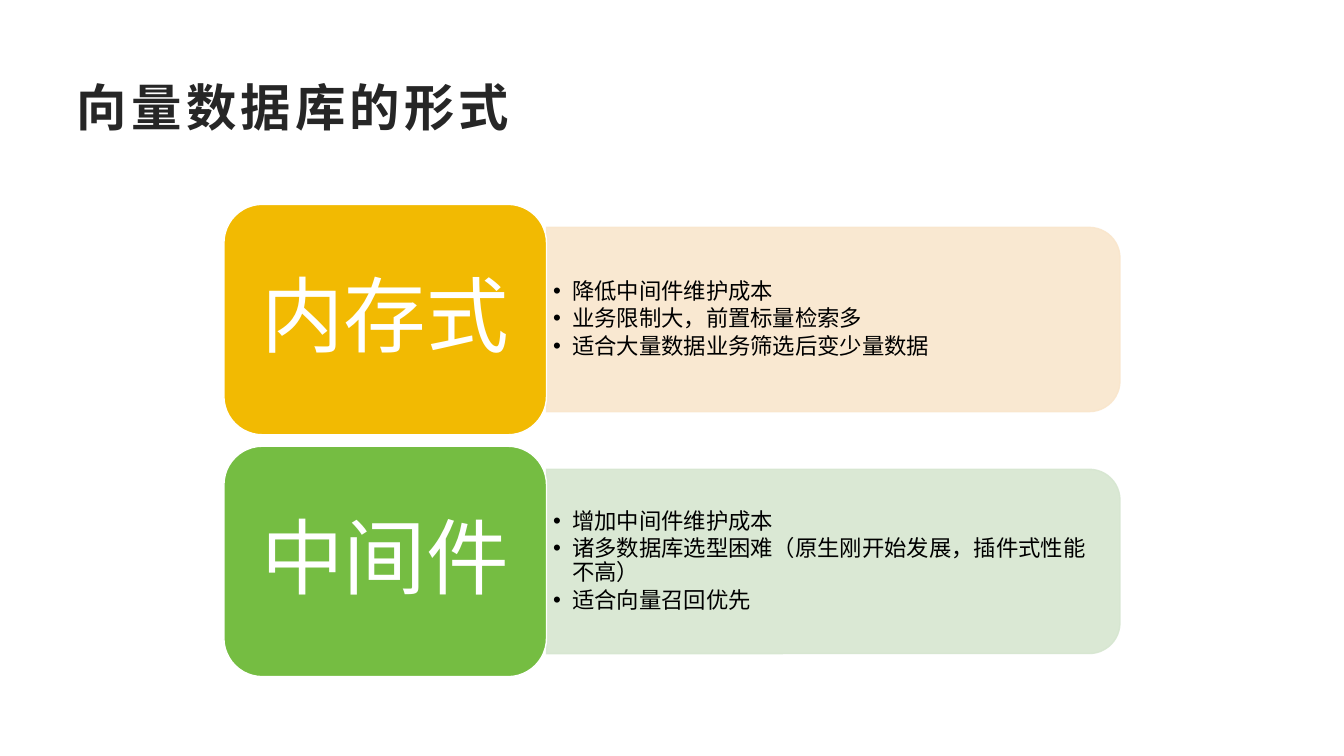
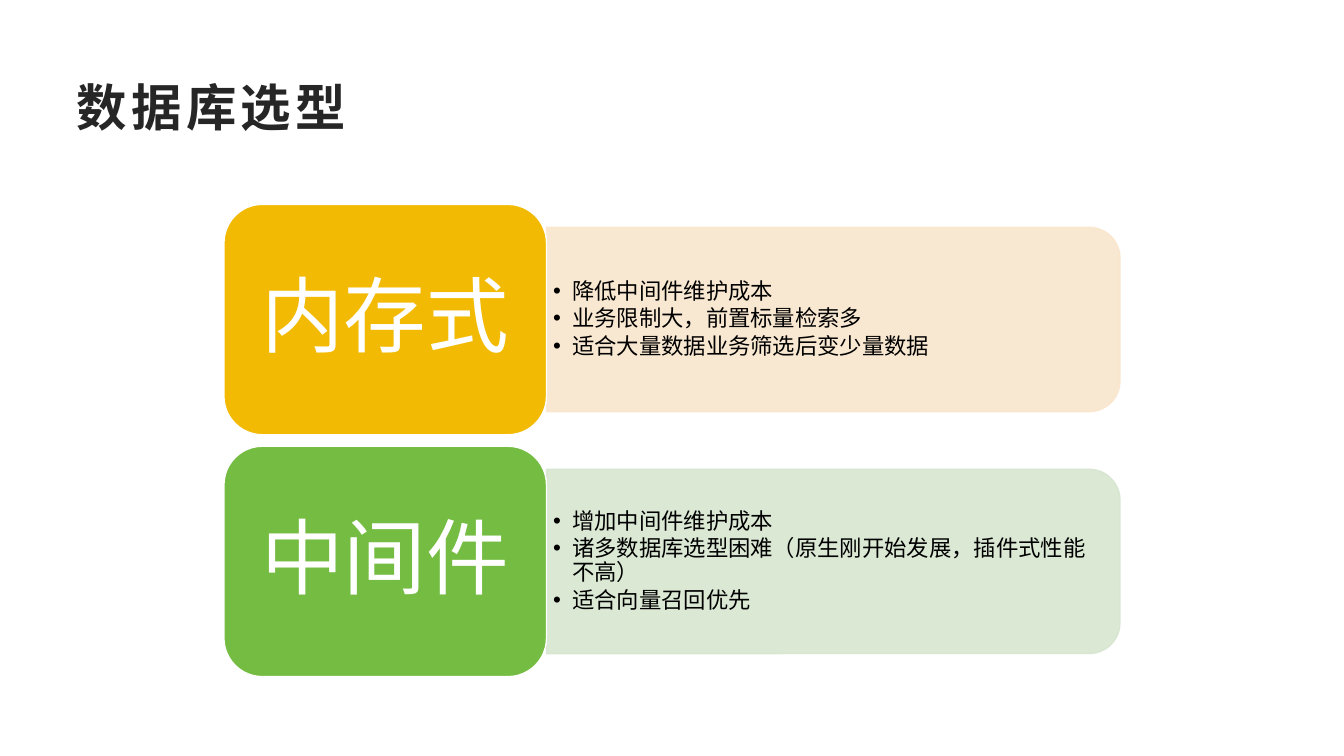
Before and after one commit to SakigamiYang/PyCon, a slide deck: slide 19 of PyCon2023/PyConChina2023-LLM+RAG企业落地-Ai兔兔.pptx (slide 20 before the commit). Drawn at 1344x756 pixels with LibreOffice and Linux fonts; fonts in the diff are those of the drawing; background and template pictures are left out. Boxes give left, top, right and bottom in pixels: in the first picture for what was removed or moved away, otherwise in the second. Text is boxed around its words. In the diff, an @@ line names an element or a change of style, - is before the commit and + after.

```diff
--- a/PyCon2023/PyConChina2023-LLM+RAG企业落地-Ai兔兔.pptx
+++ b/PyCon2023/PyConChina2023-LLM+RAG企业落地-Ai兔兔.pptx
@@ title at <box>77,83,346,131</box>: text changed @@
-向量数据库的形式
+数据库选型
```
Also in this commit, not shown: 13 other slides changed, 1 slide added, 1 other file.
